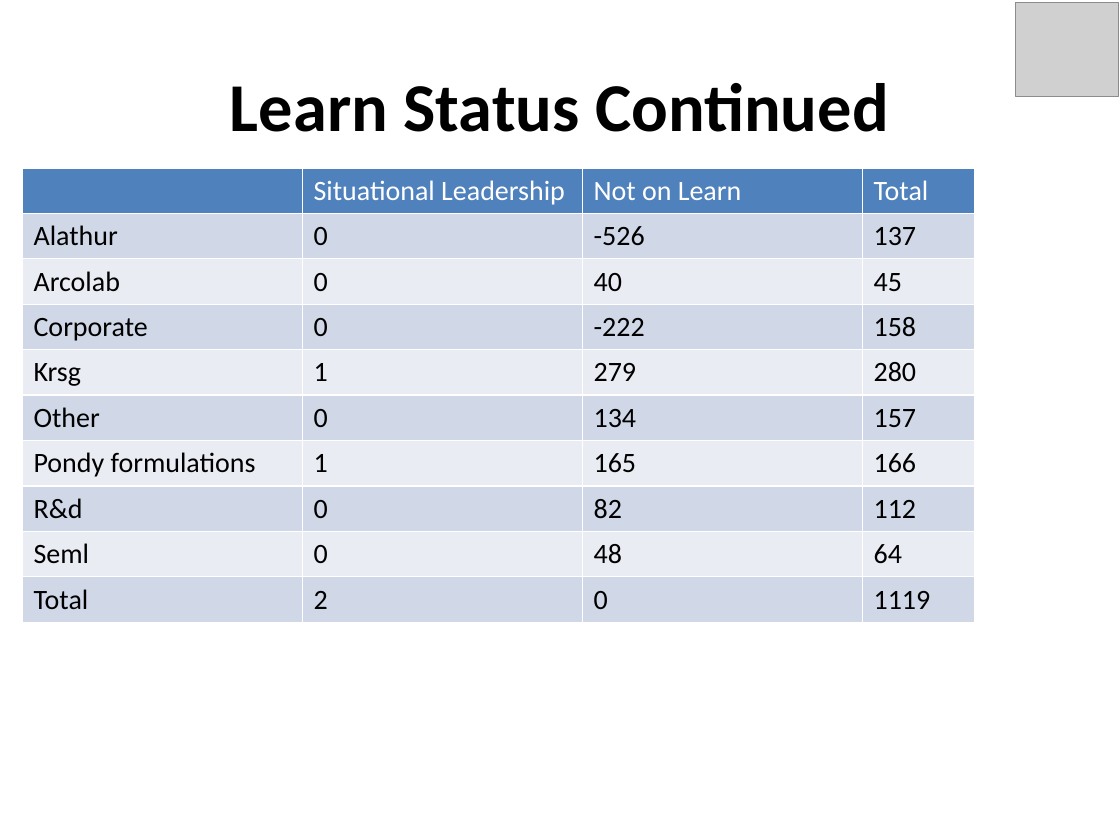
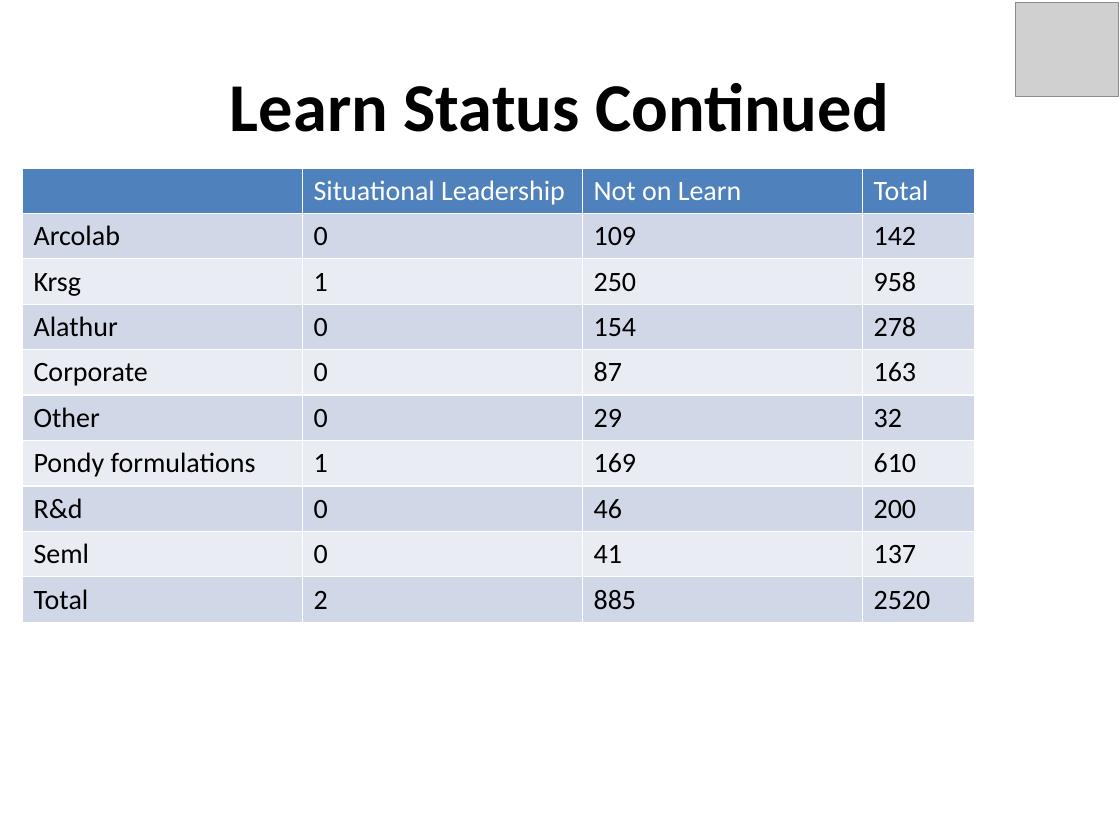
Before and after one commit to taranag/CodeProjects, a slide deck: slide 7 of FlaskApp/static/generated/51Test2.pptx. Drawn at 1120x840 pixels with LibreOffice and Linux fonts; fonts in the diff are those of the drawing; grey boxes stand for pictures. Boxes give left, top, right and bottom in pixels: in the first picture for what was removed or moved away, otherwise in the second. Text is boxed around its words. In the diff, an @@ line names an element or a change of style, - is before the commit and + after.

```diff
--- a/FlaskApp/static/generated/51Test2.pptx
+++ b/FlaskApp/static/generated/51Test2.pptx
@@ table at bbox=[22, 168, 974, 614] @@
-row 2: Alathur | 0 | -526 | 137
+row 2: Arcolab | 0 | 109 | 142
-row 3: Arcolab | 0 | 40 | 45
+row 3: Krsg | 1 | 250 | 958
-row 4: Corporate | 0 | -222 | 158
+row 4: Alathur | 0 | 154 | 278
-row 5: Krsg | 1 | 279 | 280
+row 5: Corporate | 0 | 87 | 163
-row 6, column 3: 134
+row 6, column 3: 29
-row 6, column 4: 157
+row 6, column 4: 32
-row 7, column 3: 165
+row 7, column 3: 169
-row 7, column 4: 166
+row 7, column 4: 610
-row 8, column 3: 82
+row 8, column 3: 46
-row 8, column 4: 112
+row 8, column 4: 200
-row 9, column 3: 48
+row 9, column 3: 41
-row 9, column 4: 64
+row 9, column 4: 137
-row 10, column 3: 0
+row 10, column 3: 885
-row 10, column 4: 1119
+row 10, column 4: 2520
```
Also in this commit, not shown: 11 other slides changed, 21 slides removed, 3 other files.
